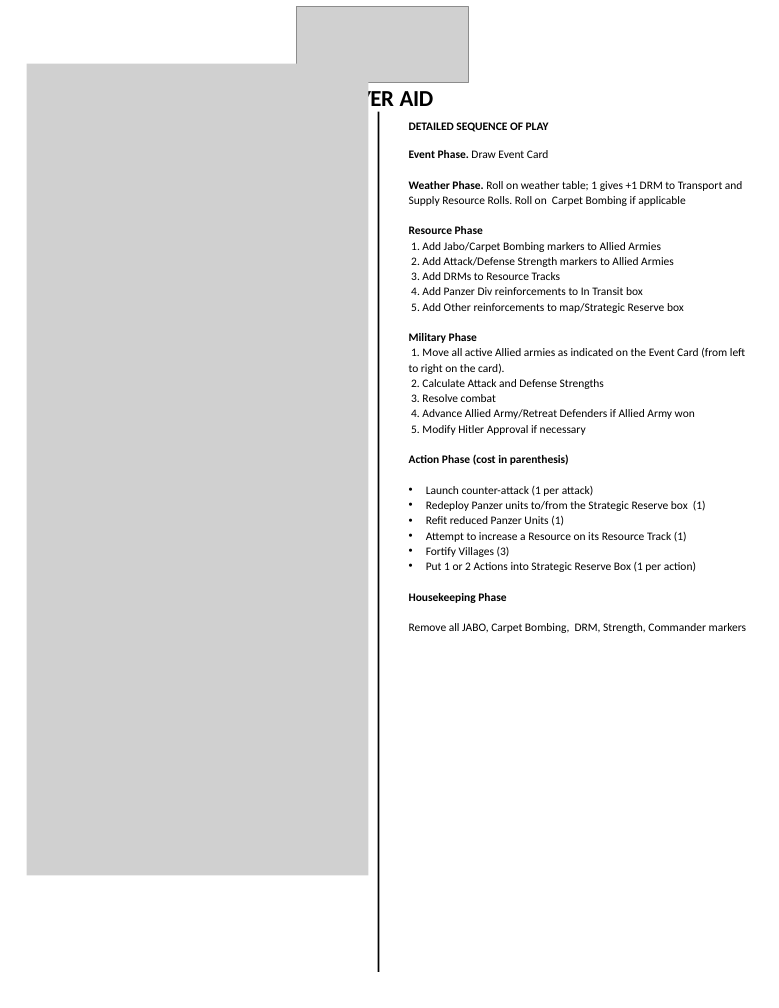
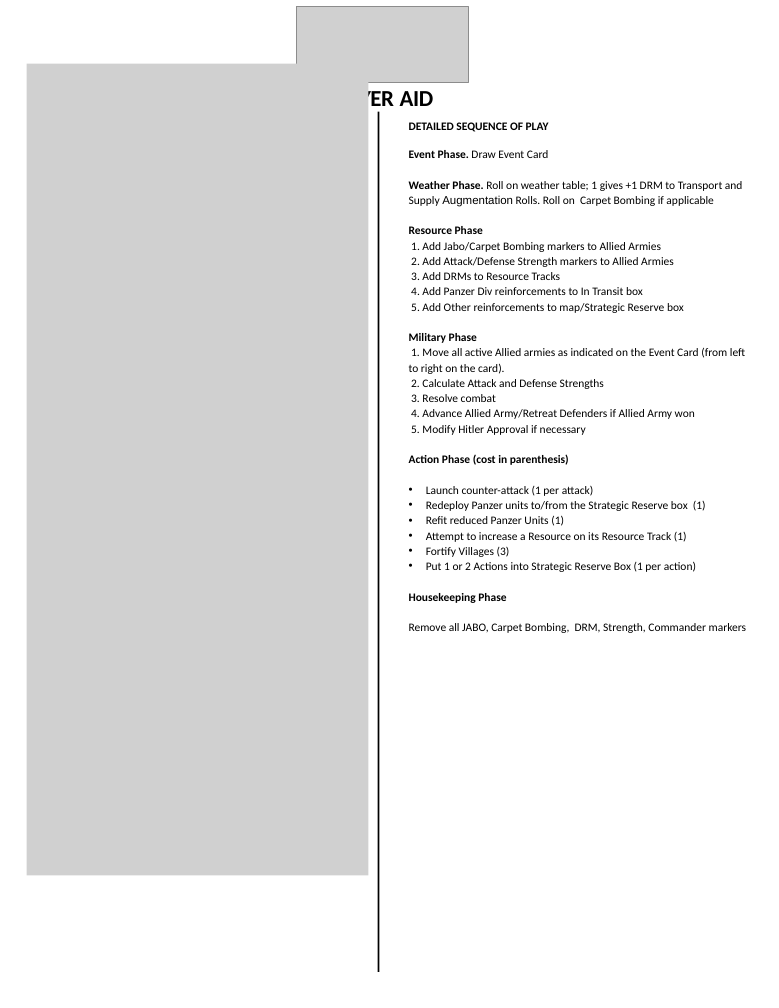
Before and after one commit to euroledger/Normandy-The-Bloody-Pocket, a slide deck: slide 2 of New Rules/Player Aid.pptx. Drawn at 779x1008 pixels with LibreOffice and Linux fonts; fonts in the diff are those of the drawing; grey boxes stand for pictures; background and template pictures are left out. Boxes give left, top, right and bottom in pixels: in the first picture for what was removed or moved away, otherwise in the second. Text is boxed around its words. In the diff, an @@ line names an element or a change of style, - is before the commit and + after.

```diff
--- a/New Rules/Player Aid.pptx
+++ b/New Rules/Player Aid.pptx
@@ text at <box>409,181,743,207</box>: text changed @@
-Weather Phase. Roll on weather table; 1 gives +1 DRM to Transport and Supply Resource Rolls. Roll on Carpet Bombing if applicable
+Weather Phase. Roll on weather table; 1 gives +1 DRM to Transport and Supply Augmentation Rolls. Roll on Carpet Bombing if applicable
```
Also in this commit, not shown: 1 other slide changed, 36 other files.
